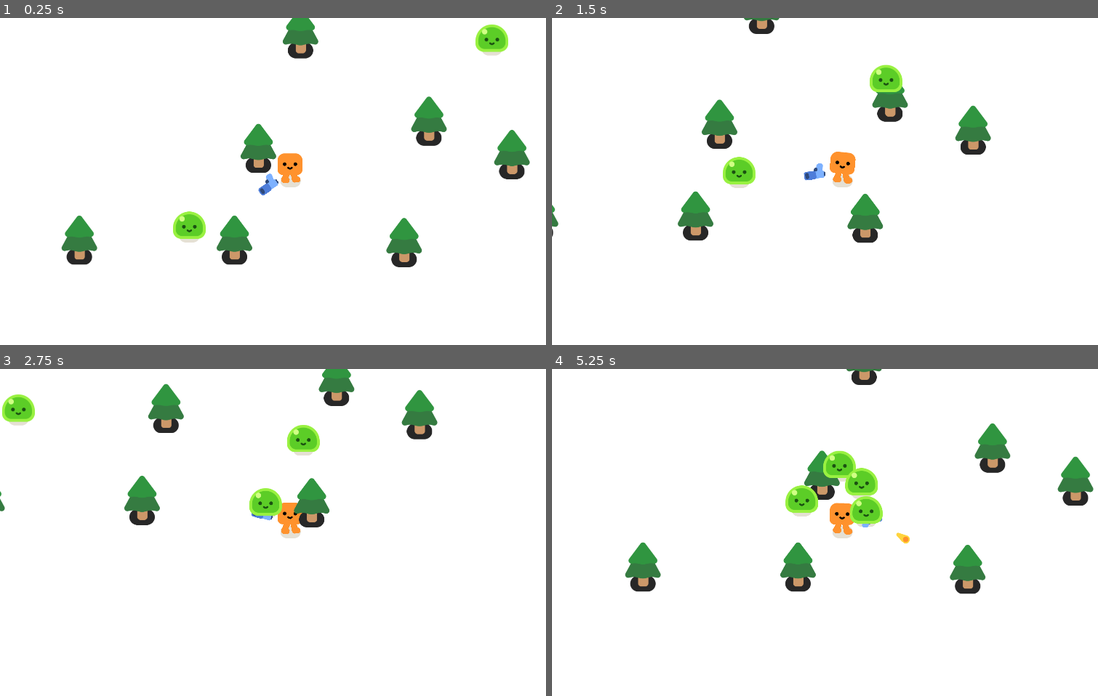
Above: before the commit, frames 1-4 (two rows, left to right).
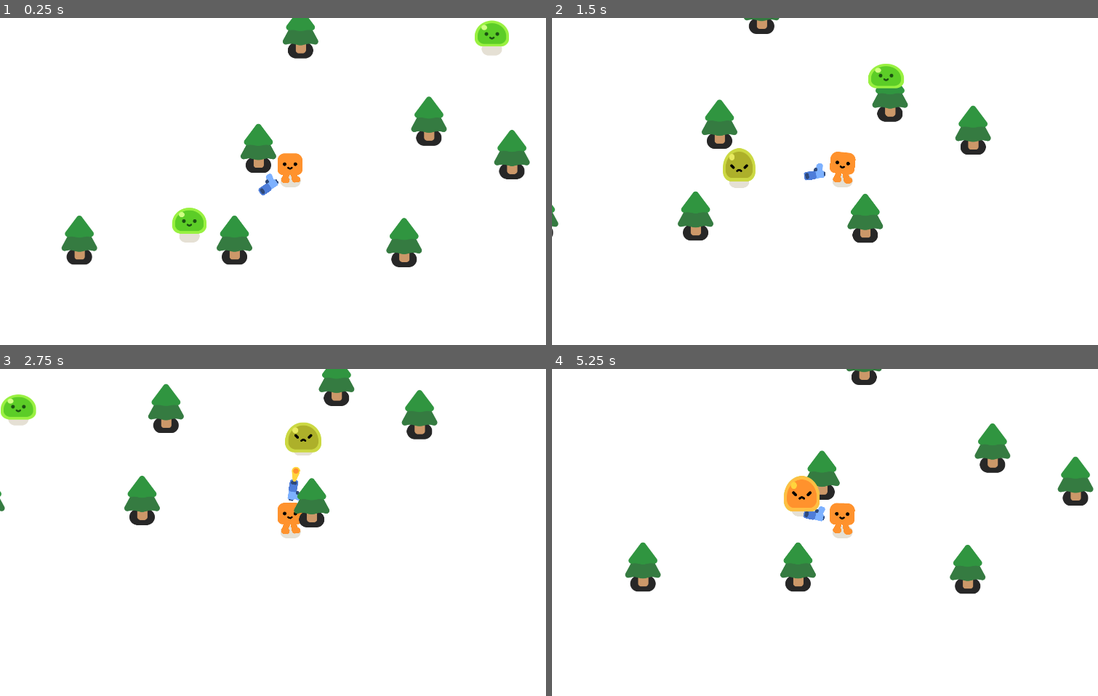
Above: after the commit, the same moments.

Repository: Akapaya/2D-SurvivalGodot
Game: Godot game, scene res://survivors_game.tscn
Same seed, same stepped clock (60 frames per second), same inputs: the game is played once before the commit and once after it.
Inputs:
- Up to frame 1 (0.25 s): no input
- Up to frame 2 (1.5 s): hold D (move_right) 0.53-1.28 s; hold S (move_down) from 1.28 s (still down)
- Up to frame 3 (2.75 s): release S (move_down) at 2.03 s; hold D (move_right) from 2.03 s (still down)
- Up to frame 4 (5.25 s): release D (move_right) at 2.78 s; hold W (move_up) 2.78-3.53 s; hold A (move_left) 3.53-5.03 s; hold S (move_down) from 5.03 s (still down)

The runs differ from the first frame. In frame 1, 0.7% of the frame differs, in the area x 31-94%, y 0-68%; in frame 2, 0.8%; in frame 3, 1.3%; in frame 4, 2.1%, in the area x 42-66%, y 24-54%.

Commit message:
Slime Take Damage and play animation
Slime Take Damage and play animation

Diff:
--- a/Fabs/Mobs/Slime1.gd
+++ b/Fabs/Mobs/Slime1.gd
@@ -1,13 +1,24 @@
 extends CharacterBody2D
 
 @export var moveVelocity = 300
+@export var health = 5
 
 var playerTarget
 
 func _ready():
 	playerTarget = get_node("/root/Game/Player")
+	%Slime.play_walk()
 
 func _physics_process(delta):
 	var direction = global_position.direction_to(playerTarget.global_position)
 	velocity = direction * moveVelocity
 	move_and_slide()
+
+
+func take_damage():
+	health-= 1
+
+	%Slime.play_hurt()
+
+	if health <= 0:
+		queue_free()
--- a/Fabs/Mobs/Slime1.tscn
+++ b/Fabs/Mobs/Slime1.tscn
@@ -13,6 +13,7 @@
 moveVelocity = 250
 
 [node name="Slime" parent="." instance=ExtResource("1_42ef7")]
+unique_name_in_owner = true
 
 [node name="CollisionShape2D" type="CollisionShape2D" parent="."]
 position = Vector2(0, -29)
--- a/Player.gd
+++ b/Player.gd
@@ -1,6 +1,7 @@
 extends CharacterBody2D
 
 @export var moveVelocity = 600
+
 
 func _physics_process(delta):
 	var direction = Input.get_vector("move_left", "move_right", "move_up", "move_down")
